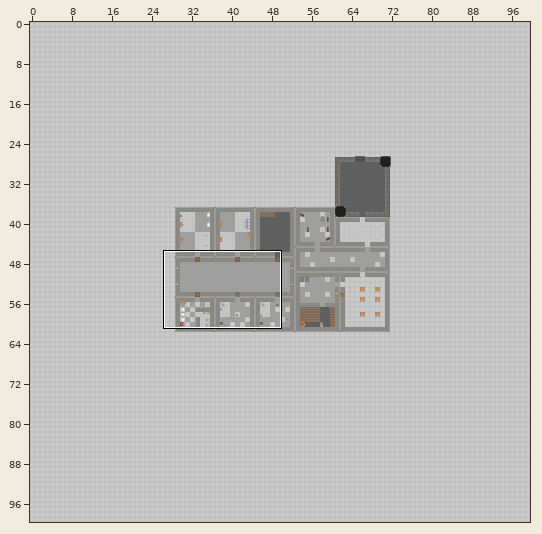
Level history. Tiled map: assets/tiled/level-1.tmx. Above, an overview of the earlier version with the close-up marked.
Close-up. Old version:
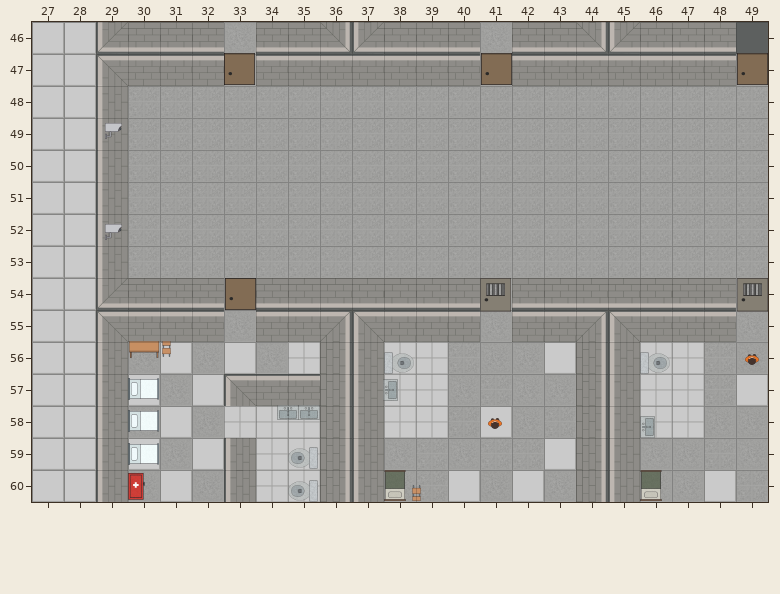
Cells are 120x120 px. Shown: x 27..49, y 46..60. The commit also changed other parts of the map, which this record leaves out.
The same view after the edit:
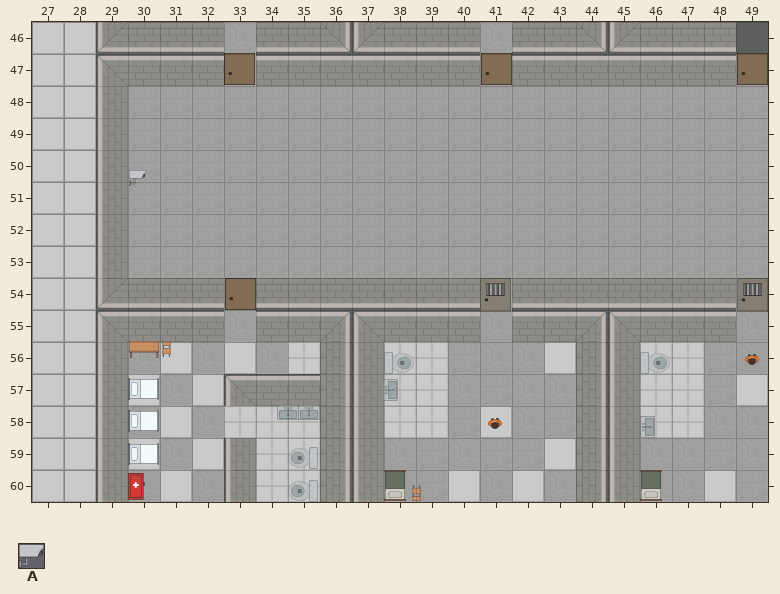
Key: from "bgf": A 52 "cam1_1".
Objects are placed by their top-left corner, in cells (3,4 is the top-left corner of cell 3,4); size is 1x1 cell unless given.
Edits made:
Layer "Room_1/cameras":
changed: A "camera" at 29.3,49.2 size 0.5x0.5 -> A "camera" at 30,50.6 size 0.5x0.5
removed: A "camera" at 29.3,52.3 size 0.5x0.5
Boxes around the changes in both close-ups, in picture pixels (x1, y1, x2, y2):
old place: (105, 124, 122, 139)
new place: (129, 170, 146, 186)
removed: (105, 224, 122, 240)
